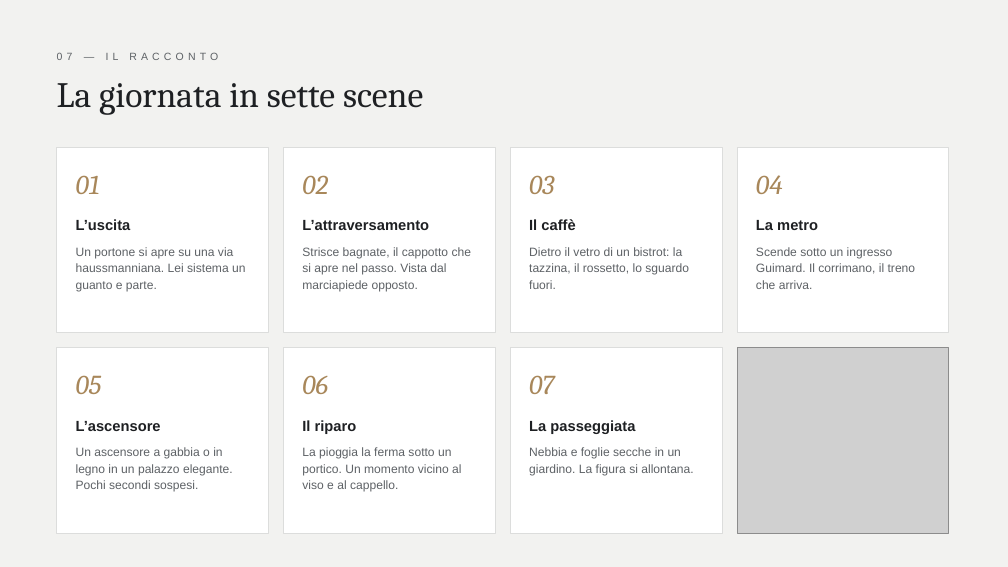
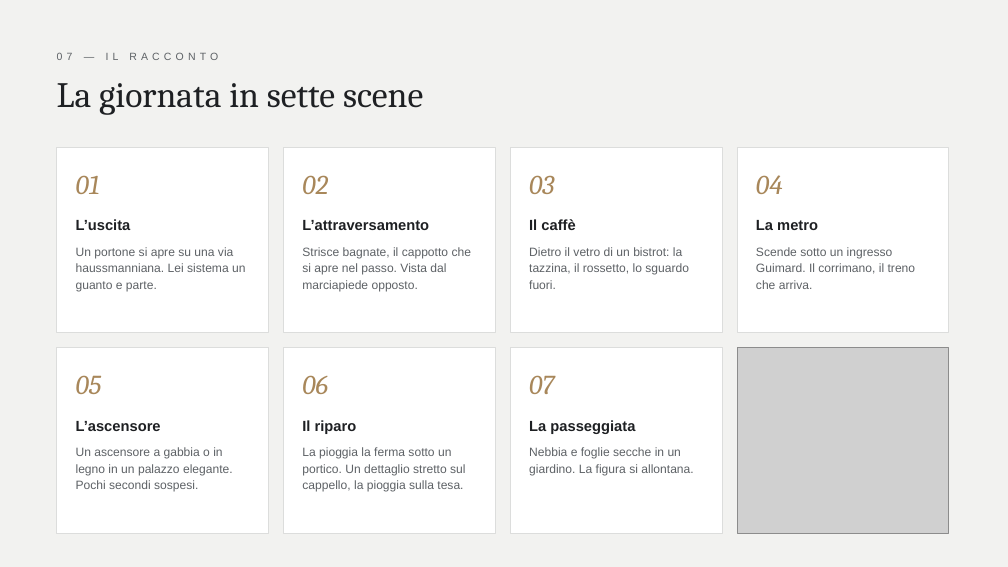
Before and after one commit to studiokubla/scrivania-, a slide deck: slide 12 of tirabasso/campagna-fw26-27/Tirabasso_Un_hiver_a_Paris_v2.pptx. Drawn at 1008x567 pixels with LibreOffice and Linux fonts; fonts in the diff are those of the drawing; grey boxes stand for pictures. Boxes give left, top, right and bottom in pixels: in the first picture for what was removed or moved away, otherwise in the second. Text is boxed around its words. In the diff, an @@ line names an element or a change of style, - is before the commit and + after.

```diff
--- a/tirabasso/campagna-fw26-27/Tirabasso_Un_hiver_a_Paris_v2.pptx
+++ b/tirabasso/campagna-fw26-27/Tirabasso_Un_hiver_a_Paris_v2.pptx
@@ text at [302, 447, 465, 492]: text changed @@
-La pioggia la ferma sotto un portico. Un momento vicino al viso e al cappello.
+La pioggia la ferma sotto un portico. Un dettaglio stretto sul cappello, la pioggia sulla tesa.
```
Also in this commit, not shown: 2 other slides changed, 1 slide added, 1 slide removed, 1 other file.
